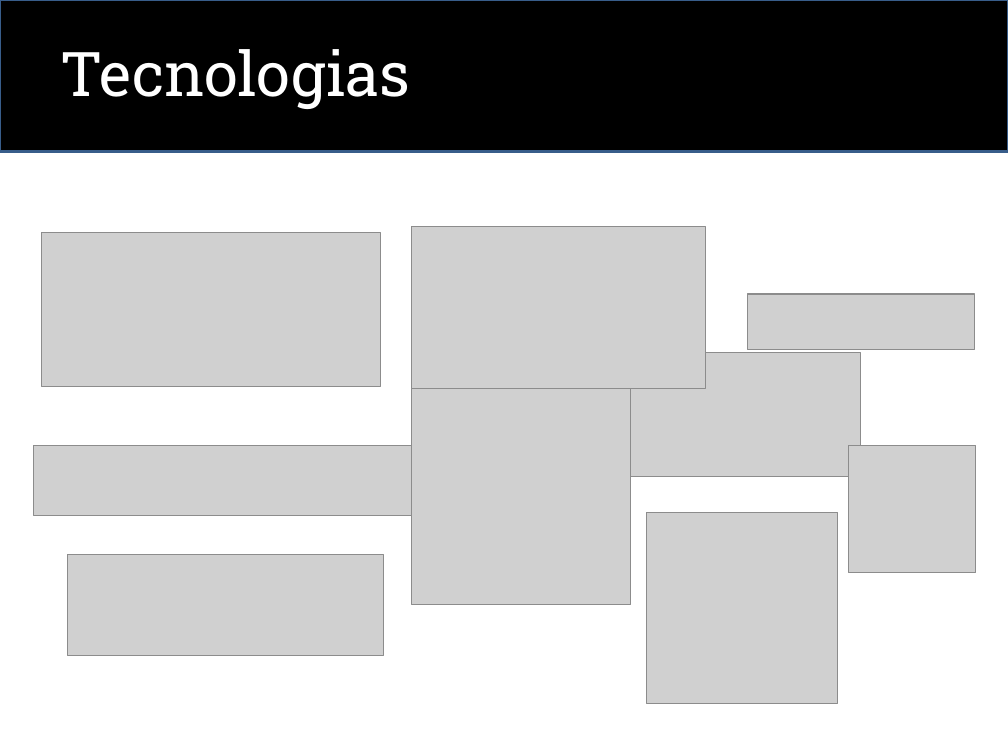
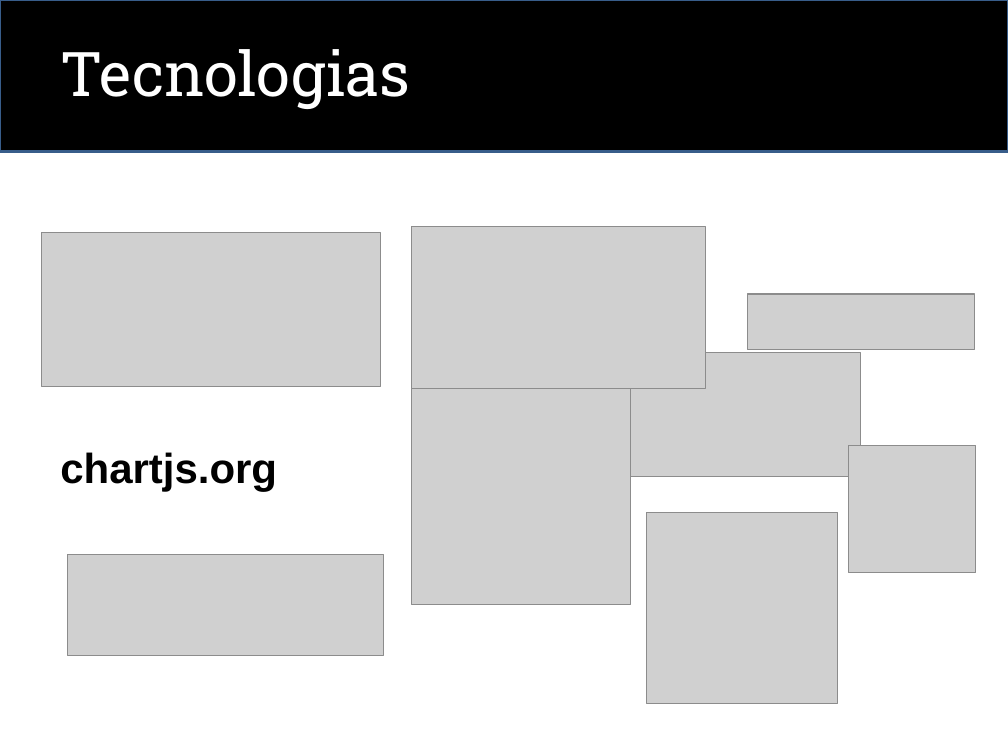
Before and after one commit to marcelocure/agile-estimates, a slide deck: slide 5 of aep_marcelo_baldissera_cure.ppt. Drawn at 1008x756 pixels with LibreOffice and Linux fonts; fonts in the diff are those of the drawing; grey boxes stand for pictures. Boxes give left, top, right and bottom in pixels: in the first picture for what was removed or moved away, otherwise in the second. Text is boxed around its words. In the diff, an @@ line names an element or a change of style, - is before the commit and + after.

```diff
--- a/aep_marcelo_baldissera_cure.ppt
+++ b/aep_marcelo_baldissera_cure.ppt
@@ picture removed at (33,446,419,516) @@
@@ text added at (60,452,277,492), 30 pt, text #000000, bold @@
+chartjs.org
```
Also in this commit, not shown: 5 other slides changed, 17 other files.
